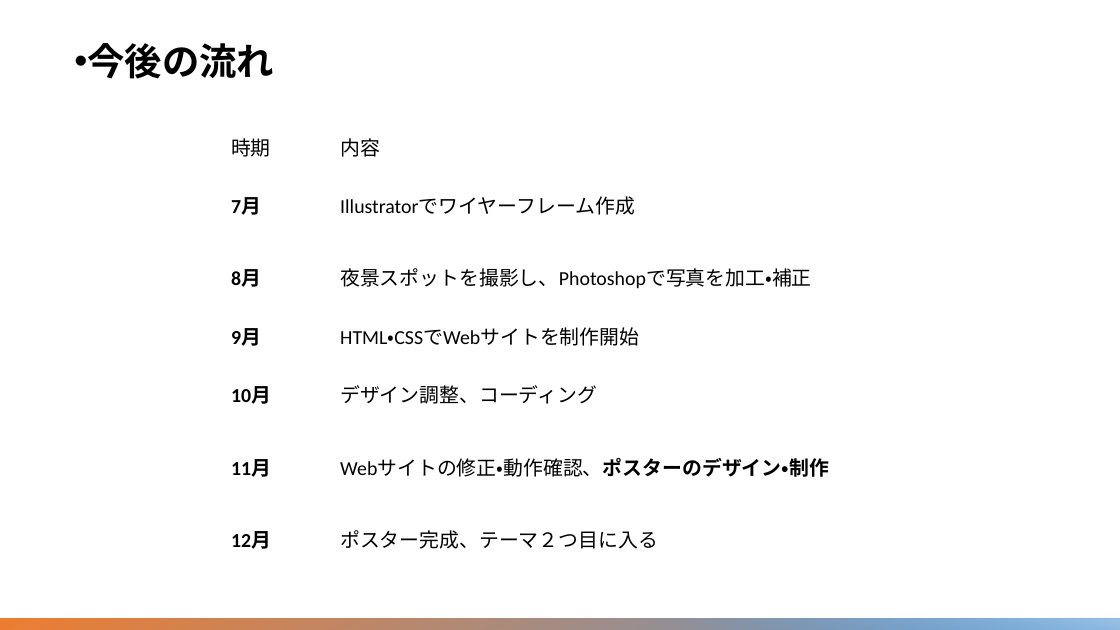
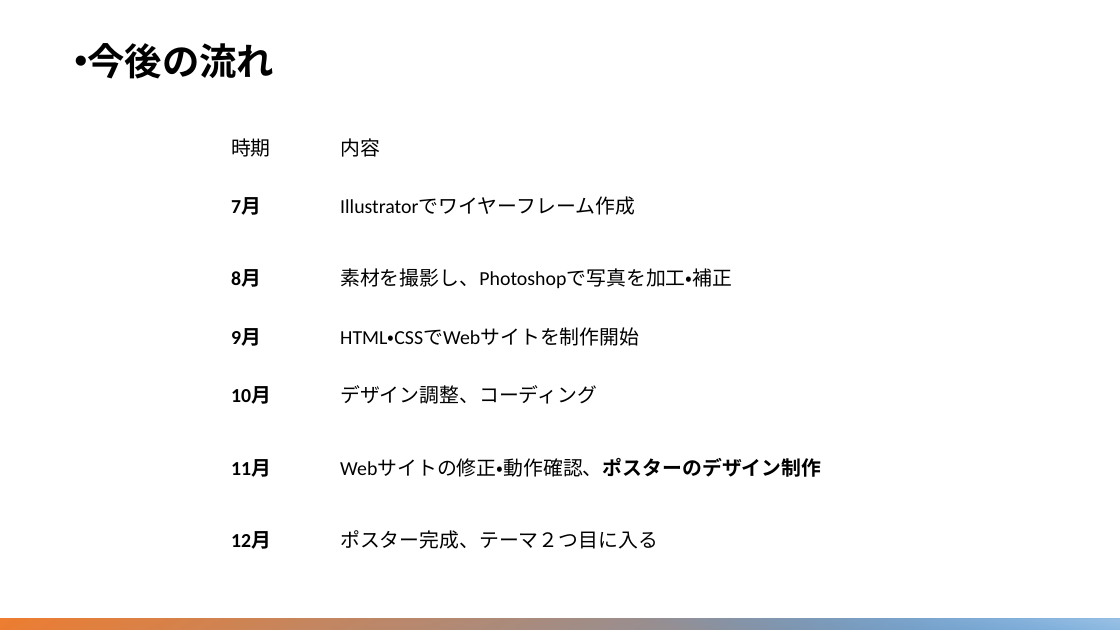
Before and after one commit to Ckg25007/zemi, a slide deck: slide 12 of 中間発表 power point/25007 大平凜音.pptx (slide 10 before the commit). Drawn at 1120x630 pixels with LibreOffice and Linux fonts; fonts in the diff are those of the drawing. Boxes give left, top, right and bottom in pixels: in the first picture for what was removed or moved away, otherwise in the second. Text is boxed around its words. In the diff, an @@ line names an element or a change of style, - is before the commit and + after.

Commit message:
中間発表　修正して完了

```diff
--- a/中間発表 power point/25007 大平凜音.pptx
+++ b/中間発表 power point/25007 大平凜音.pptx
@@ table at (x1=223, y1=124, x2=849, y2=576) @@
-row 3, column 2: 夜景スポットを撮影し、Photoshopで写真を加工・補正
+row 3, column 2: 素材を撮影し、Photoshopで写真を加工・補正
-row 6, column 2: Webサイトの修正・動作確認、ポスターのデザイン・制作
+row 6, column 2: Webサイトの修正・動作確認、ポスターのデザイン制作
```
Also in this commit, not shown: 4 other slides changed, 2 slides added.
